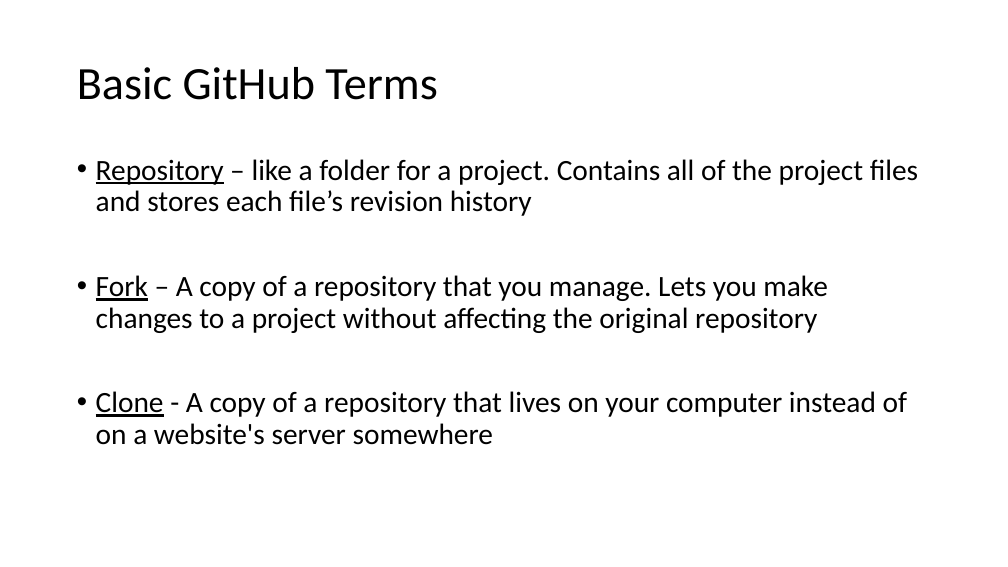
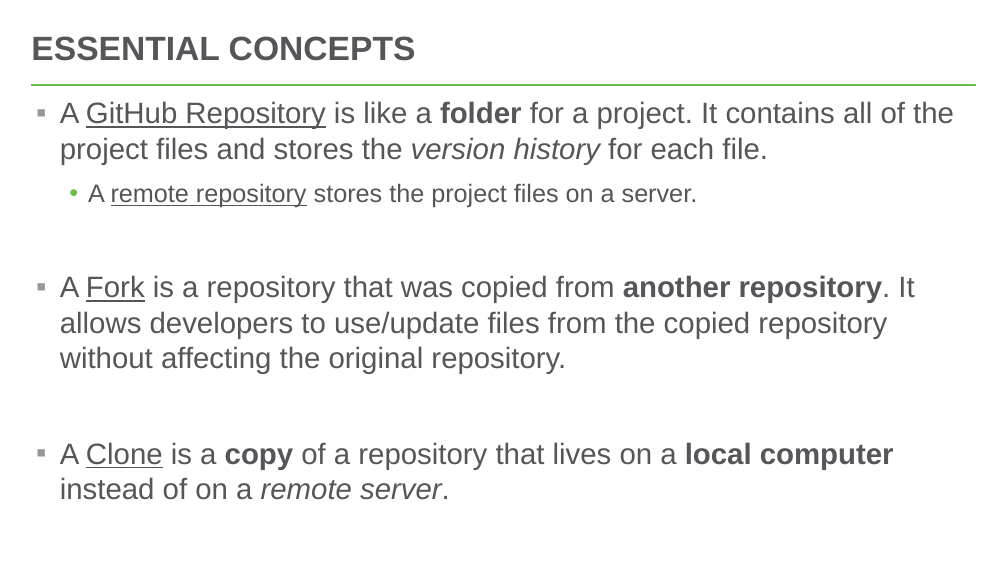
Before and after one commit to hytechclub/cs-102, a slide deck: slide 5 of Git/Intro/IntroductionToGitHub.pptx. Drawn at 1008x567 pixels with LibreOffice and Linux fonts; fonts in the diff are those of the drawing. Boxes give left, top, right and bottom in pixels: in the first picture for what was removed or moved away, otherwise in the second. Text is boxed around its words. In the diff, an @@ line names an element or a change of style, - is before the commit and + after.

```diff
--- a/Git/Intro/IntroductionToGitHub.pptx
+++ b/Git/Intro/IntroductionToGitHub.pptx
@@ title added at bbox=[31, 36, 416, 61], 32 pt, text #56565A, bold @@
+ESSENTIAL CONCEPTS
@@ line added from (32, 85) to (977, 85), #54C8E8 2.25 pt @@
@@ title removed at bbox=[77, 67, 437, 100] @@
-Basic GitHub Terms
@@ text at bbox=[60, 101, 954, 500]: text changed; font Calibri to Arial; text colour #000000 to #56565A @@
-• Repository – like a folder for a project. Contains all of the project files and stores each file’s revision history
-• Fork – A copy of a repository that you manage. Lets you make changes to a project without affecting the original repository
-• Clone - A copy of a repository that lives on your computer instead of on a website's server somewhere
+▪ A GitHub Repository is like a folder for a project. It contains all of the project files and stores the version history for each file.
+  • A remote repository stores the project files on a server.
+▪ A Fork is a repository that was copied from another repository. It allows developers to use/update files from the copied repository without affecting the original repository.
+▪ A Clone is a copy of a repository that lives on a local computer instead of on a remote server.
```
Also in this commit, not shown: 7 other slides changed, 4 slides added, 3 slides removed, 1 other file.
